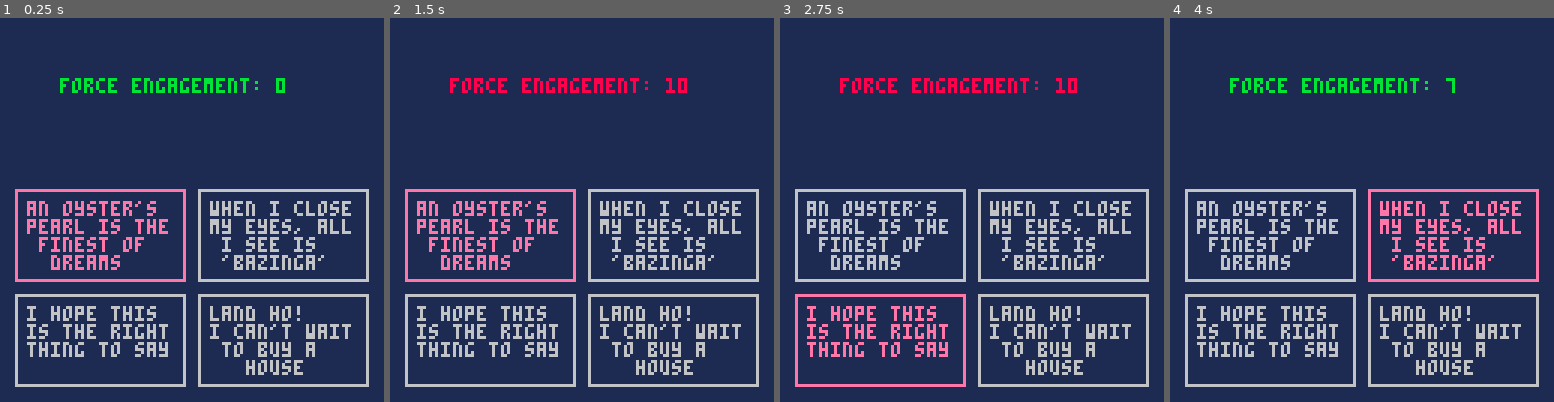
Above: before the commit, frames 1-4 (left to right).
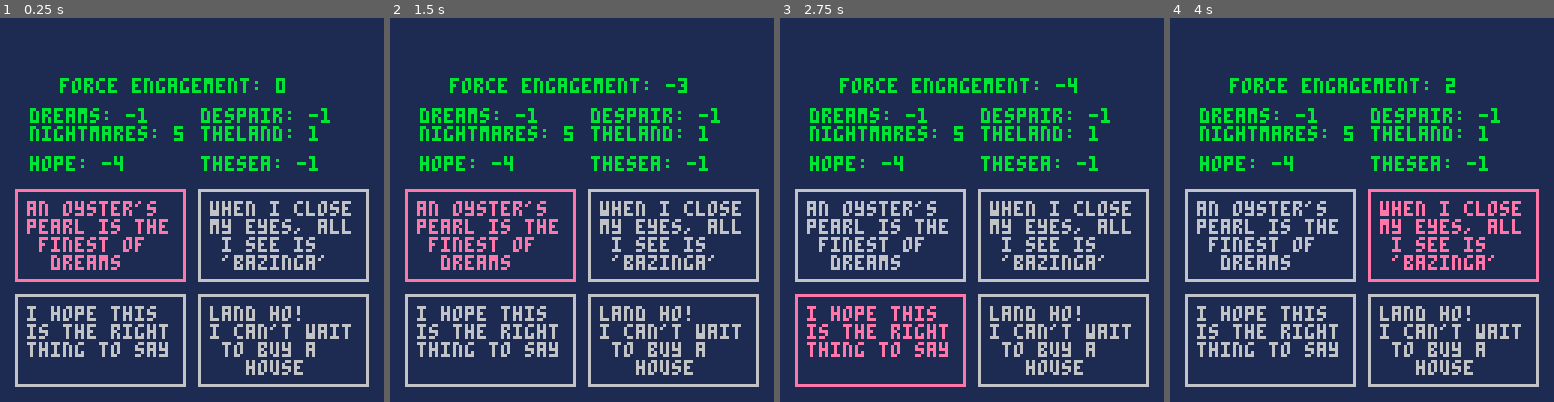
Above: after the commit, the same moments.

Repository: eschmiel/LD49
Game: PICO-8 cartridge ld49.p8
Same seed, same stepped clock (60 frames per second), same inputs: the game is played once before the commit and once after it.
Inputs:
- Up to frame 1 (0.25 s): no input
- Up to frame 2 (1.5 s): tap O (Z key) at 0.33, 0.7, 1.43 s
- Up to frame 3 (2.75 s): hold Left 1.97-2.37 s; tap O (Z key) at 2.22 s; hold Down from 2.42 s (still down)
- Up to frame 4 (4 s): release Down at 2.82 s; hold Right 2.87-3.53 s; tap O (Z key) at 3.1, 3.98 s; hold Up from 3.58 s (still down)

The runs differ from the first frame. In frame 1, 2.9% of the frame differs, in the area x 7-86%, y 23-40%; in frame 2, 4.0%, in the area x 7-86%, y 15-40%; in frame 3, 4.0%; in frame 4, 3.0%.

Commit message:
setup randomly generating dispositions on different topics

Diff:
--- a/ld49.p8
+++ b/ld49.p8
@@ -14,6 +14,8 @@
 	option4 = createtextoption("land ho!\ni can't wait\n to buy a\n   house", {'theland'}, 4)
 
 	selected = 1
+
+	cosmic_force = generate_cosmic_force()
 end
 
 function _update()
@@ -54,10 +56,10 @@
 	end
 
 	if btnp(4) then
-		if (selected == 1) commune_with_force(option1.topics[1])
-		if (selected == 2) commune_with_force(option2.topics[1])
-		if (selected == 3) commune_with_force(option3.topics[1])
-		if (selected == 4) commune_with_force(option4.topics[1])
+		if (selected == 1) commune_with_force(cosmic_force, option1.topics[1])
+		if (selected == 2) commune_with_force(cosmic_force, option2.topics[1])
+		if (selected == 3) commune_with_force(cosmic_force, option3.topics[1])
+		if (selected == 4) commune_with_force(cosmic_force, option4.topics[1])
 	end
 end
 
@@ -67,12 +69,13 @@
  drawtextoption(option2)
  drawtextoption(option3)
  drawtextoption(option4)
- display_force_status()
+ display_force_status(cosmic_force)
 end
 -->8
 --textoption
 #include text_option.lua
 #include test_force.lua
+#include topics.lua
 
 __gfx__
 00000000000000000000000000000000000000000000000000000000000000000000000000000000000000000000000000000000000000000000000000000000
--- a/test_force.lua
+++ b/test_force.lua
@@ -6,26 +6,37 @@
 minimum_engagement = -10
 maximum_engagement = 10
 
-function commune_with_force(topic)
+function generate_cosmic_force()
+    cosmic_force = {}
+    cosmic_force.engagement = 0
+    cosmic_force.disposition = {}
+
+    for x=1, #topics do
+        cosmic_force.disposition[x] = flr(rnd(11)) - 5
+    end
+
+    return cosmic_force
+end
+
+function commune_with_force(force, topic)
     topic_number = topics[topic]
 
-    testforce.engagement += testforce.disposition[topic_number]
+    force.engagement += force.disposition[topic_number]
 
-    if (testforce.engagement < minimum_engagement) testforce.engagement = minimum_engagement
-    if (testforce.engagement > maximum_engagement) testforce.engagement = maximum_engagement
+    if (force.engagement < minimum_engagement) force.engagement = minimum_engagement
+    if (force.engagement > maximum_engagement) force.engagement = maximum_engagement
 
 end
 
-function display_force_status()
+function display_force_status(force)
     status_color = 11
-    if (testforce.engagement == minimum_engagement or testforce.engagement == maximum_engagement) status_color = 8
-    print("force engagement: "..testforce.engagement, 20, 20, status_color)
+    if (force.engagement == minimum_engagement or force.engagement == maximum_engagement) status_color = 8
+    print("force engagement: "..force.engagement, 20, 20, status_color)
+    print(''..topics[1]..': '..force.disposition[1], 10, 30)
+    print(''..topics[2]..': '..force.disposition[2], 10, 36)
+    print(topics[3]..': '..force.disposition[3], 10, 46)
+    print(topics[4]..': '..force.disposition[4], 67, 30)
+    print(topics[5]..': '..force.disposition[5], 67, 36)
+    print(topics[6]..': '..force.disposition[6], 67, 46)
+
 end
-
-topics = {}
-topics.dreams = 1
-topics.nightmares = 2
-topics.hope = 3
-topics.despair = 4
-topics.theland = 5
-topics.thesea = 6
--- /dev/null
+++ b/topics.lua
@@ -0,0 +1,16 @@
+topics = {}
+topics.dreams = 1
+topics.nightmares = 2
+topics.hope = 3
+topics.despair = 4
+topics.theland = 5
+topics.thesea = 6
+
+topics[1] = 'dreams'
+topics[2] = 'nightmares'
+topics[3] = 'hope'
+topics[4] = 'despair'
+topics[5] = 'theland'
+topics[6] = 'thesea'
+
+topics.total = 6
